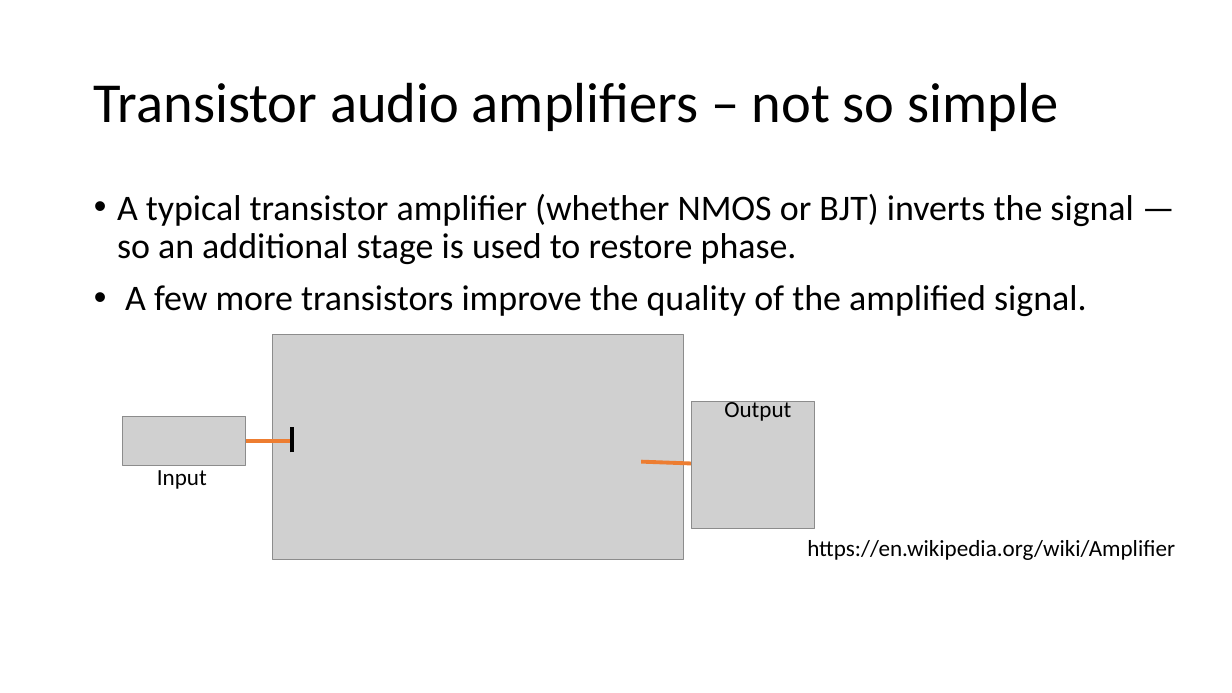
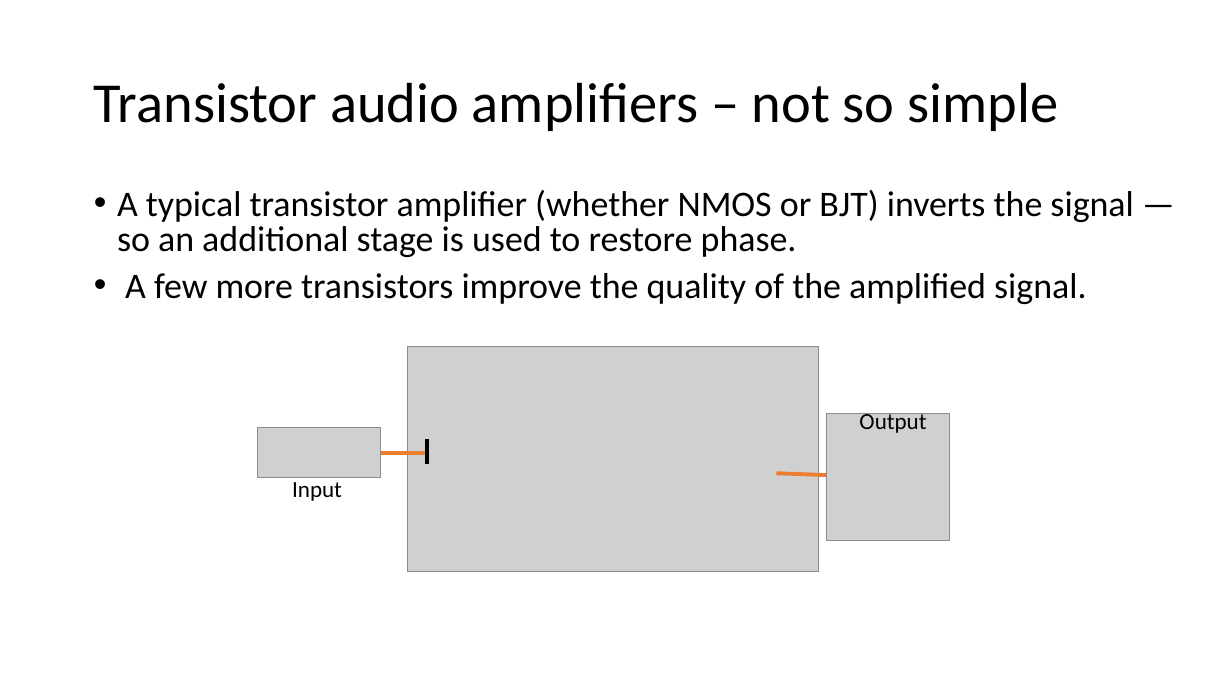
Before and after one commit to csev/ca4e, a slide deck: slide 10 of lectures/02-SolidState.pptx. Drawn at 1232x693 pixels with LibreOffice and Linux fonts; fonts in the diff are those of the drawing; grey boxes stand for pictures. Boxes give left, top, right and bottom in pixels: in the first picture for what was removed or moved away, otherwise in the second. Text is boxed around its words. In the diff, an @@ line names an element or a change of style, - is before the commit and + after.

```diff
--- a/lectures/02-SolidState.pptx
+++ b/lectures/02-SolidState.pptx
@@ text "A typical transistor amplifier (whether ..." at bbox=[117, 190, 1133, 304]: line spacing 0.9 to 0.8 @@
@@ 3 pictures, 3 lines, 2 texts: place and size @@
-3 pictures, 3 lines, 2 texts at bbox=[123, 335, 814, 559]
+3 pictures, 3 lines, 2 texts at bbox=[258, 347, 950, 571]
@@ text removed at bbox=[807, 540, 1175, 560] @@
-https://en.wikipedia.org/wiki/Amplifier
```
Also in this commit, not shown: 12 other slides changed, 1 slide removed, 2 other files.
